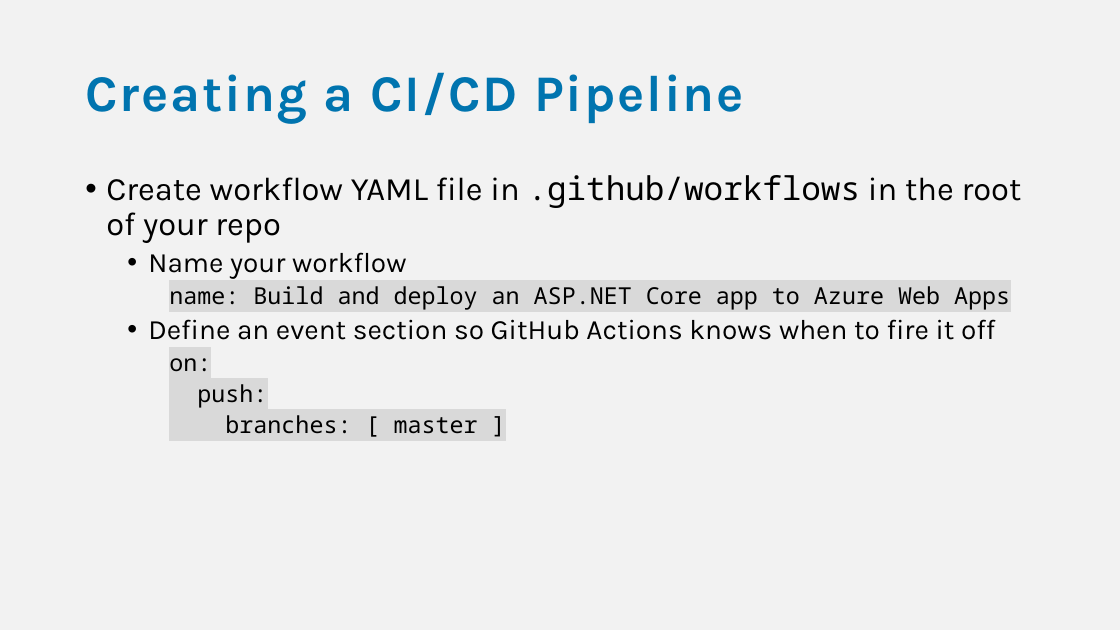
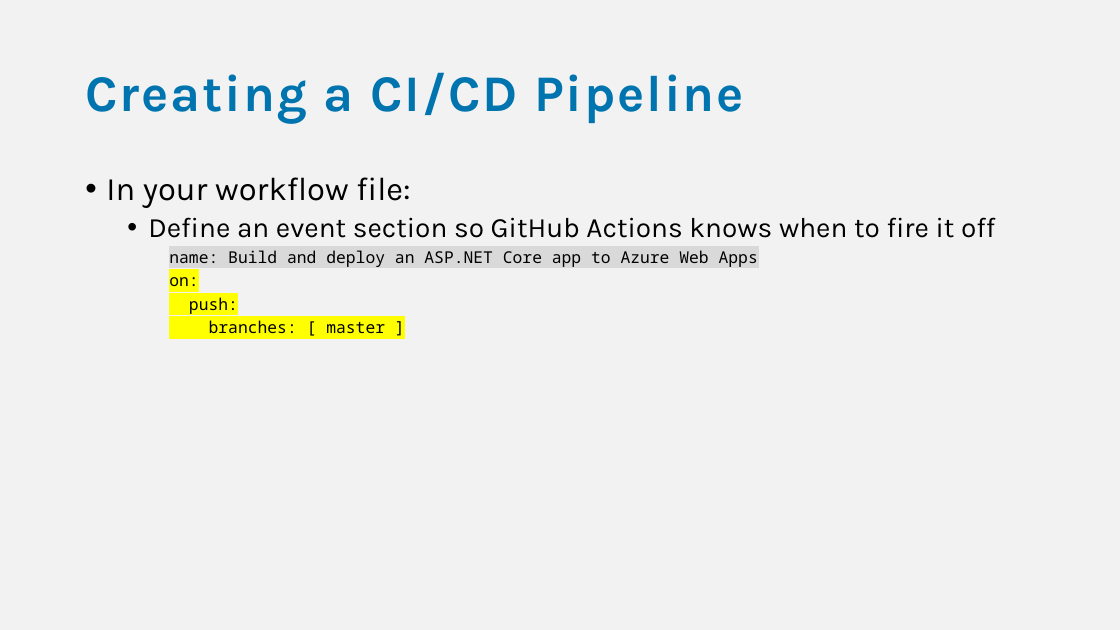
Before and after one commit to bjablonsky/GithubActions, a slide deck: slide 21 of slides/GithubActions-WorkflowsInYourRepo.pptx (slide 17 before the commit). Drawn at 1120x630 pixels with LibreOffice and Linux fonts; fonts in the diff are those of the drawing. Boxes give left, top, right and bottom in pixels: in the first picture for what was removed or moved away, otherwise in the second. Text is boxed around its words. In the diff, an @@ line names an element or a change of style, - is before the commit and + after.

```diff
--- a/slides/GithubActions-WorkflowsInYourRepo.pptx
+++ b/slides/GithubActions-WorkflowsInYourRepo.pptx
@@ text at bbox=[106, 177, 995, 238]: text changed; size 28 to 24 pt @@
-• Create workflow YAML file in .github/workflows in the root of your repo
-  • Name your workflow
+• In your workflow file:
+  • Define an event section so GitHub Actions knows when to fire it off
@@ text at bbox=[169, 250, 758, 333]: size 20 to 14 pt in "name: Build and deploy an ASP.NET Core ...", "on:", "push:", "branches: [ master ]"; highlight #D9D9D9 to #FFFF00 in "on:", "push:", "branches: [ master ]" @@
@@ text at bbox=[148, 319, 995, 340]: paragraph removed @@
-  • Define an event section so GitHub Actions knows when to fire it off
```
Also in this commit, not shown: 13 other slides changed, 4 slides added, 1 slide removed, 1 other file.
